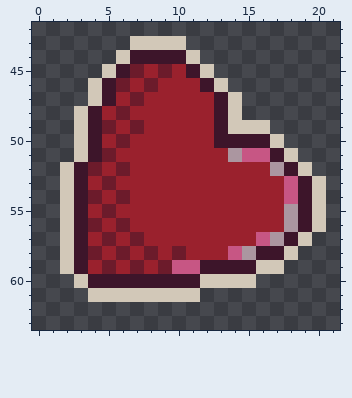
File history of a pixel-art sprite, art/tower/tile/heart_marker.png. Above, as it was before the edit.
The file is 64x64 pixels. Shown: x 0..21, y 42..63.
The same view after the edit:
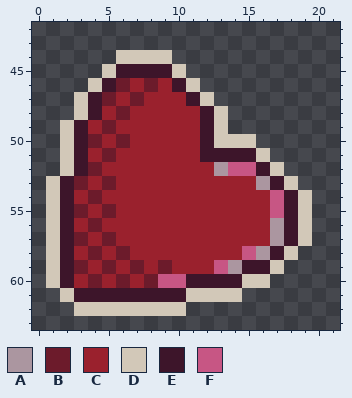
Palette (. is transparent): A #ab96a0  B #6c1b2b  C #9a212d  D #d2c8b8  E #3d152a  F #c75684
The commit says: Added border to suite markers
Changes in this commit:
{"y":43,"x":7,"old":"DDDD","new":"...."}
{"y":44,"x":7,"old":"EEEED","new":"DDD.."}
{"y":45,"x":7,"old":"BCBCED","new":"EEED.."}
{"y":46,"x":10,"old":"CCED","new":"ED.."}
{"y":47,"x":3,"old":".DE","new":"DEB"}
{"y":47,"x":11,"old":"CCED","new":"ED.."}
{"y":48,"x":12,"old":"CED","new":"ED."}
{"y":49,"x":2,"old":".DE","new":"DEC"}
{"y":49,"x":7,"old":"B","new":"C"}
{"y":49,"x":12,"old":"CEDDD","new":"ED..."}
{"y":50,"x":2,"old":".DE","new":"DEB"}
{"y":50,"x":12,"old":"CEEEED","new":"EDDD.."}
{"y":51,"x":2,"old":".DE","new":"DEC"}
{"y":51,"x":12,"old":"CCAFFED","new":"EEEED.."}
{"y":52,"x":6,"old":"B","new":"C"}
{"y":52,"x":13,"old":"CCCCAED","new":"AFFED.."}
{"y":53,"x":1,"old":".DE","new":"DEB"}
{"y":53,"x":16,"old":"CCFED","new":"AED.."}
{"y":54,"x":1,"old":".DE","new":"DEC"}
{"y":54,"x":6,"old":"B","new":"C"}
{"y":54,"x":17,"old":"CFED","new":"FED."}
{"y":55,"x":1,"old":".DE","new":"DEB"}
{"y":55,"x":17,"old":"CAED","new":"FED."}
{"y":56,"x":1,"old":".DE","new":"DEC"}
{"y":56,"x":6,"old":"B","new":"C"}
{"y":56,"x":17,"old":"CAED","new":"AED."}
{"y":57,"x":1,"old":".DE","new":"DEB"}
{"y":57,"x":7,"old":"B","new":"C"}
{"y":57,"x":16,"old":"F","new":"C"}
{"y":58,"x":1,"old":".DE","new":"DEC"}
{"y":58,"x":8,"old":"B","new":"C"}
{"y":58,"x":10,"old":"B","new":"C"}
{"y":58,"x":14,"old":"FAE","new":"CFA"}
{"y":59,"x":1,"old":".DE","new":"DEB"}
{"y":59,"x":10,"old":"FFEEE","new":"CCCFA"}
{"y":59,"x":16,"old":"D","new":"E"}
{"y":60,"x":1,"old":"..DEEEEEEE","new":"DECBCBCBFF"}
{"y":60,"x":12,"old":"DDD","new":"EEE"}
{"y":60,"x":16,"old":".","new":"D"}
{"y":61,"x":2,"old":"..DDDDDDD","new":"DEEEEEEEE"}
{"y":61,"x":12,"old":"...","new":"DDD"}
{"y":62,"x":3,"old":"........","new":"DDDDDDDD"}
{"label":"changed","picture_box":[46,36,326,316]}
